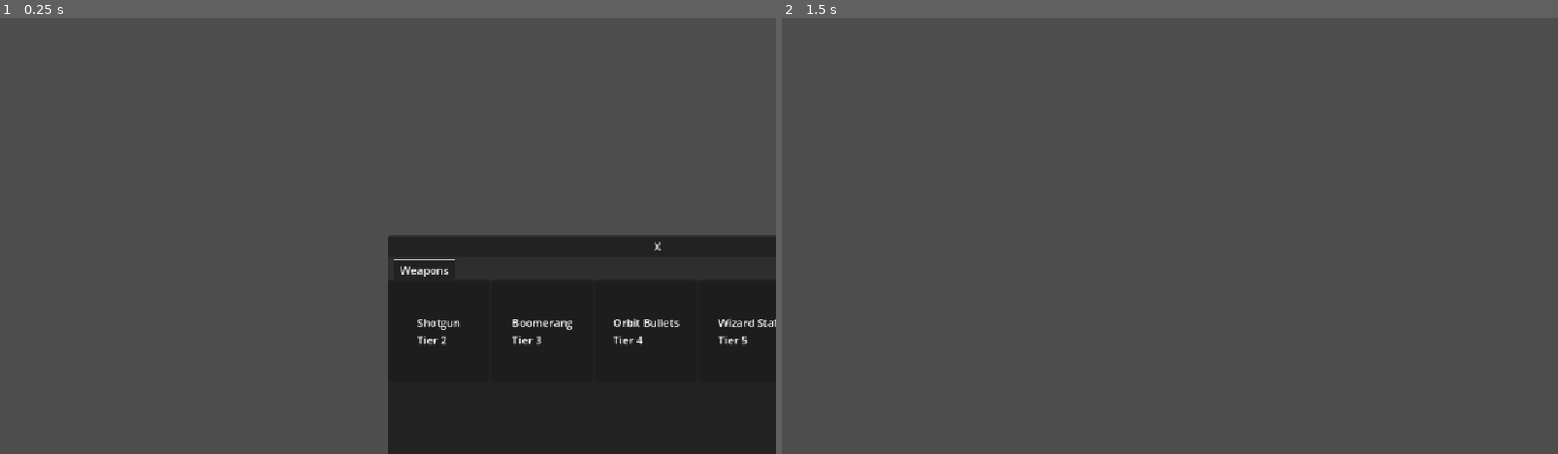
Above: before the commit, frames 1-2 (left to right).
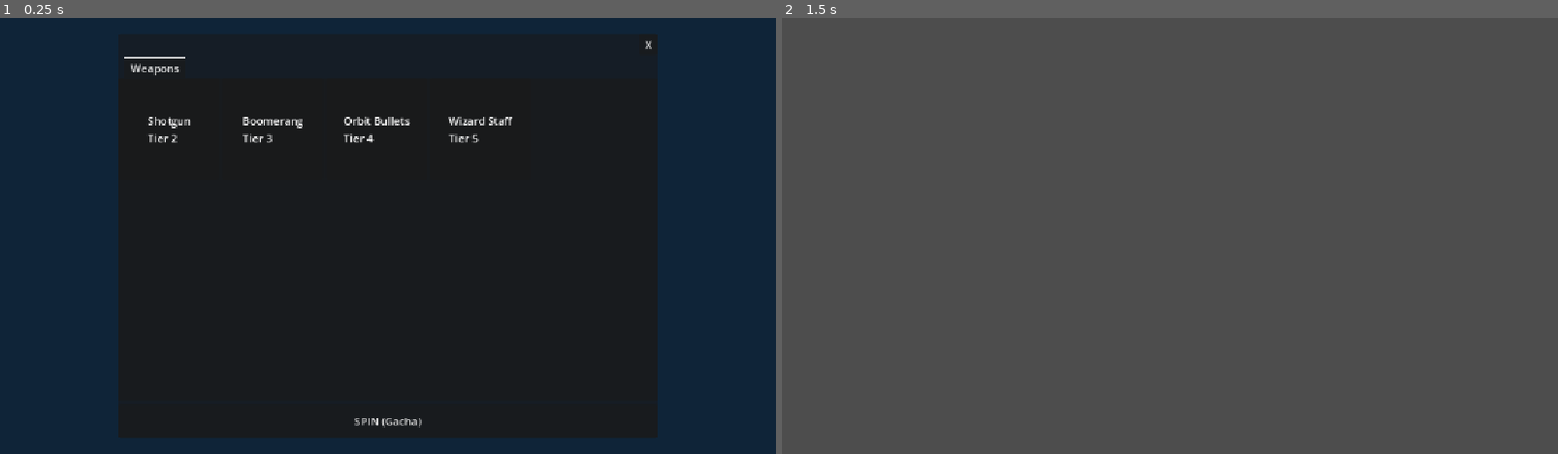
Above: after the commit, the same moments.

Repository: MusTea200/AFKMonsters
Game: Godot game, scene res://GachaUI.tscn
Same seed, same stepped clock (60 frames per second), same inputs: the game is played once before the commit and once after it. This scene is started directly instead of the project's main scene.
Inputs (mouse positions are in pixels of both pictures, inside the frame that each line leads up to):
- Up to frame 1 (0.25 s): no input
- Up to frame 2 (1.5 s): click "X" at 0.5 s; tap Enter at 1.25 s; move the mouse to (1340, 214) at 1.27 s; hold Right (ui_right) from 1.28 s (still down); tap Q at 1.35 s; click (1340, 214) at 1.42 s

The runs differ from the first frame. In frame 1, 80% of the frame differs, in the area x 0-100%, y 0-100%; in frame 2, nothing differs.

Commit message:
refactor: transition dynamic ui and vending machine instantiation to physically decoupled scenes and implement matrix pause
Co-authored-by: MusTea200 <172600404+MusTea200@users.noreply.github.com>

Diff:
--- a/godot_project/Arena.gd
+++ b/godot_project/Arena.gd
@@ -233,7 +233,7 @@
 
 	# 10% chance to spawn Redzone instead of a normal node
 	if randf() < 0.1:
-		var rz = load("res://Redzone.gd").new()
+		var rz = load("res://Redzone.tscn").instantiate()
 		rz.global_position = pos
 		add_child(rz)
 		return
--- a/godot_project/GachaUI.gd
+++ b/godot_project/GachaUI.gd
@@ -31,34 +31,21 @@
 func _ready() -> void:
 	process_mode = Node.PROCESS_MODE_ALWAYS # Donma hissi icin pause=true altinda calis
 
-	var panel = PanelContainer.new()
-	panel.set_anchors_and_offsets_preset(Control.PRESET_CENTER)
-	panel.custom_minimum_size = Vector2(800, 600)
-	add_child(panel)
 
-	var vbox = VBoxContainer.new()
-	panel.add_child(vbox)
+	# Animasyon ve UI
+	var panel = $PanelContainer
+	var vbox = panel.get_node("VBoxContainer")
+	var close_btn = vbox.get_node("CloseBtn")
+	var tab = vbox.get_node("TabContainer")
+	var scroll = tab.get_node("Weapons")
+	grid = scroll.get_node("GridContainer")
+	spin_btn = vbox.get_node("SpinBtn")
 
-	var close_btn = Button.new()
-	close_btn.text = "X"
 	close_btn.pressed.connect(func():
 		get_tree().paused = false
 		queue_free()
 	)
-	vbox.add_child(close_btn)
-
-	var tab = TabContainer.new()
-	tab.size_flags_vertical = Control.SIZE_EXPAND_FILL
-	vbox.add_child(tab)
-
-	# Ornek olarak Weapons sekmesini cizelim
-	var scroll = ScrollContainer.new()
-	scroll.name = "Weapons"
-	tab.add_child(scroll)
-
-	grid = GridContainer.new()
-	grid.columns = 4
-	scroll.add_child(grid)
+	spin_btn.pressed.connect(_on_spin)
 
 	for w in items["weapons"]:
 		var p = Panel.new()
@@ -68,12 +55,6 @@
 		l.set_anchors_and_offsets_preset(Control.PRESET_CENTER)
 		p.add_child(l)
 		grid.add_child(p)
-
-	spin_btn = Button.new()
-	spin_btn.text = "SPIN (Gacha)"
-	spin_btn.custom_minimum_size = Vector2(0, 50)
-	spin_btn.pressed.connect(_on_spin)
-	vbox.add_child(spin_btn)
 
 func _on_spin() -> void:
 	if is_spinning: return
--- a/godot_project/GachaUI.tscn
+++ b/godot_project/GachaUI.tscn
@@ -10,3 +10,53 @@
 grow_horizontal = 2
 grow_vertical = 2
 script = ExtResource("1_gacha")
+
+[node name="ColorRect" type="ColorRect" parent="."]
+layout_mode = 1
+anchors_preset = 15
+anchor_right = 1.0
+anchor_bottom = 1.0
+grow_horizontal = 2
+grow_vertical = 2
+color = Color(0, 0.1, 0.2, 0.8)
+
+[node name="PanelContainer" type="PanelContainer" parent="."]
+custom_minimum_size = Vector2(800, 600)
+layout_mode = 1
+anchors_preset = 8
+anchor_left = 0.5
+anchor_top = 0.5
+anchor_right = 0.5
+anchor_bottom = 0.5
+offset_left = -400.0
+offset_top = -300.0
+offset_right = 400.0
+offset_bottom = 300.0
+grow_horizontal = 2
+grow_vertical = 2
+
+[node name="VBoxContainer" type="VBoxContainer" parent="PanelContainer"]
+layout_mode = 2
+
+[node name="CloseBtn" type="Button" parent="PanelContainer/VBoxContainer"]
+layout_mode = 2
+size_flags_horizontal = 8
+text = " X "
+
+[node name="TabContainer" type="TabContainer" parent="PanelContainer/VBoxContainer"]
+layout_mode = 2
+size_flags_vertical = 3
+
+[node name="Weapons" type="ScrollContainer" parent="PanelContainer/VBoxContainer/TabContainer"]
+layout_mode = 2
+
+[node name="GridContainer" type="GridContainer" parent="PanelContainer/VBoxContainer/TabContainer/Weapons"]
+layout_mode = 2
+size_flags_horizontal = 3
+size_flags_vertical = 3
+columns = 4
+
+[node name="SpinBtn" type="Button" parent="PanelContainer/VBoxContainer"]
+custom_minimum_size = Vector2(0, 50)
+layout_mode = 2
+text = "SPIN (Gacha)"
--- a/godot_project/Redzone.gd
+++ b/godot_project/Redzone.gd
@@ -41,18 +41,13 @@
 	visual.texture = load("res://icon.svg")
 	visual.modulate = Color(1.0, 0.0, 0.0, 0.3)
 
-	var col = CollisionShape2D.new()
-	var shape = CircleShape2D.new()
-	shape.radius = 300.0
-	col.shape = shape
-	add_child(col)
 
 	area_entered.connect(_on_area_entered)
 
 	# Vending Machine Ekle
 	var vending = load("res://VendingMachine.tscn").instantiate()
-	vending.global_position = global_position
-	get_tree().current_scene.call_deferred("add_child", vending)
+	vending.position = Vector2.ZERO # Sahne agaci altinda 0,0 a koy
+	call_deferred("add_child", vending)
 	vending_machine = vending
 	area_exited.connect(_on_area_exited)
 
@@ -69,6 +64,7 @@
 		if capture_time >= capture_target and not captured:
 			captured = true
 			if is_instance_valid(vending_machine):
+				vending_machine.set_captured()
 				vending_machine.set_captured()
 			visual.color = Color(0.0, 1.0, 0.0, 0.2) # Yesile doner
 
--- /dev/null
+++ b/godot_project/Redzone.tscn
@@ -0,0 +1,12 @@
+[gd_scene load_steps=3 format=3]
+
+[ext_resource type="Script" path="res://Redzone.gd" id="1_red"]
+
+[sub_resource type="CircleShape2D" id="CircleShape2D_rz"]
+radius = 300.0
+
+[node name="Redzone" type="Area2D"]
+script = ExtResource("1_red")
+
+[node name="CollisionShape2D" type="CollisionShape2D" parent="."]
+shape = SubResource("CircleShape2D_rz")
--- a/godot_project/VendingMachine.gd
+++ b/godot_project/VendingMachine.gd
@@ -6,21 +6,10 @@
 var interact_cooldown: float = 0.0
 
 func _ready() -> void:
-	var shape = CircleShape2D.new()
-	shape.radius = 80.0
-	var col = CollisionShape2D.new()
-	col.shape = shape
-	add_child(col)
 
-	visual = Polygon2D.new()
-	visual.polygon = PackedVector2Array([
-		Vector2(-30, -50), Vector2(30, -50), Vector2(30, 50), Vector2(-30, 50)
-	])
-	visual.color = Color(1.0, 0.2, 0.2) # Sinsi kızıl
-	add_child(visual)
+	visual = $Visual
+	audio = $AudioStreamPlayer2D
 
-	audio = AudioStreamPlayer2D.new()
-	add_child(audio)
 
 	var timer = Timer.new()
 	timer.wait_time = 2.0
--- a/godot_project/VendingMachine.tscn
+++ b/godot_project/VendingMachine.tscn
@@ -1,6 +1,18 @@
-[gd_scene load_steps=2 format=3]
+[gd_scene load_steps=3 format=3]
 
 [ext_resource type="Script" path="res://VendingMachine.gd" id="1_vend"]
 
+[sub_resource type="CircleShape2D" id="CircleShape2D_vend"]
+radius = 80.0
+
 [node name="VendingMachine" type="Area2D"]
 script = ExtResource("1_vend")
+
+[node name="CollisionShape2D" type="CollisionShape2D" parent="."]
+shape = SubResource("CircleShape2D_vend")
+
+[node name="Visual" type="Polygon2D" parent="."]
+color = Color(1, 0.2, 0.2, 1)
+polygon = PackedVector2Array(-30, -50, 30, -50, 30, 50, -30, 50)
+
+[node name="AudioStreamPlayer2D" type="AudioStreamPlayer2D" parent="."]
Not shown, changed: MEMORY.md
